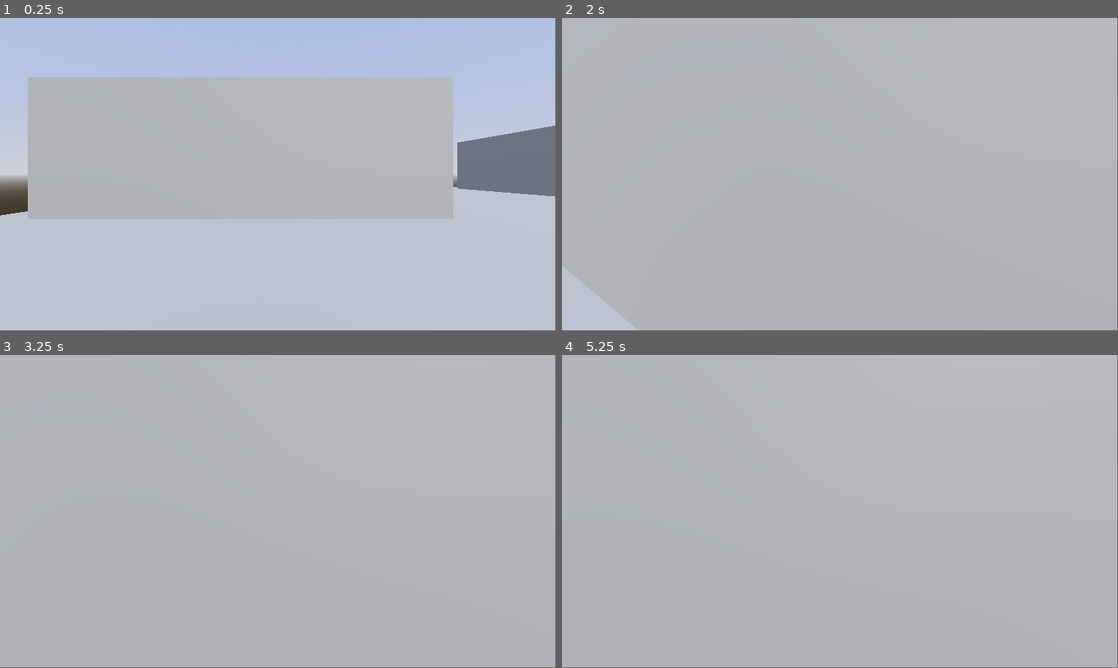
Above: before the commit, frames 1-4 (two rows, left to right).
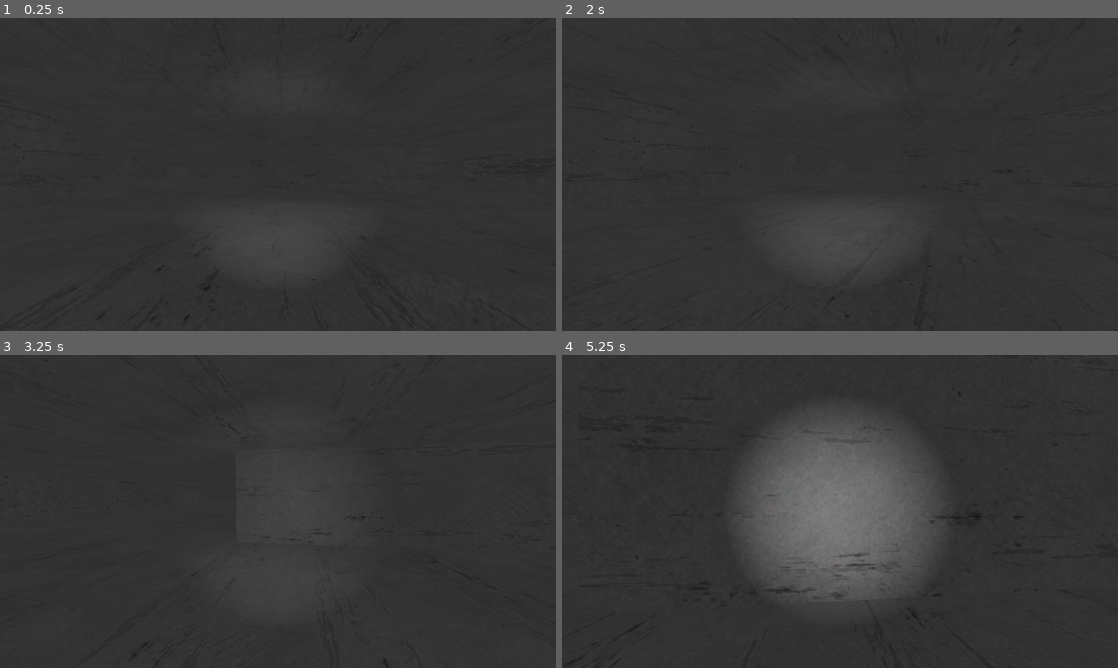
Above: after the commit, the same moments.

Repository: yosapps/godot-horror-tutorial
Game: Godot game, scene res://scenes/main.tscn
The game is run twice, just before and just after one commit, with the same random seed, the same clock (stepped at 60 frames per second) and the same inputs.
Inputs (mouse positions are in pixels of both pictures, inside the frame that each line leads up to):
- Up to frame 1 (0.25 s): no input
- Up to frame 2 (2 s): tap Enter at 0.5 s; move the mouse to (867, 171) at 0.52 s; hold W (up) from 0.53 s (still down); tap Shift (dash, bound only after the commit) at 0.6, 1.55 s; tap Space (jump) at 0.77, 1.52 s; tap F (flashlight, bound only after the commit) at 0.8, 1.35 s; move the mouse to (812, 174) at 1.27 s
- Up to frame 3 (3.25 s): keep holding W (up); move the mouse to (289, 505) at 2.02 s; tap Shift (dash, bound only after the commit) at 2.1, 3.05 s; tap F (flashlight, bound only after the commit) at 2.3, 2.85 s; tap Space (jump) at 2.75, 3.02 s; move the mouse to (272, 514) at 2.77 s
- Up to frame 4 (5.25 s): keep holding W (up); tap Enter at 3.5 s; move the mouse to (878, 514) at 3.52 s; tap Shift (dash, bound only after the commit) at 3.6, 4.55, 5.1 s; tap Space (jump) at 3.77, 4.52 s; tap F (flashlight, bound only after the commit) at 3.8, 4.35 s; move the mouse to (795, 508) at 4.27 s; move the mouse to (845, 511) at 5.02 s
In our replay, the window is 799x449 before the commit and 800x450 after it. These sizes can differ from the game's own. Grey fills any space a smaller window leaves; there, only what the larger window draws over its background counts as a difference.

The runs differ from the first frame. In frame 1, 99% of the frame differs, in the area x 0-100%, y 0-100%; in frame 2, 100%; in frame 3, 100%; in frame 4, 100%.

Commit message:
feat: part2 demo

Diff:
--- a/project.godot
+++ b/project.godot
@@ -12,39 +12,51 @@
 
 config/name="Horror Tutorial"
 run/main_scene="res://scenes/main.tscn"
-config/features=PackedStringArray("4.2", "GL Compatibility")
+config/features=PackedStringArray("4.3", "GL Compatibility")
 config/icon="res://icon.svg"
 
 [display]
 
 window/size/viewport_width=1920
 window/size/viewport_height=1080
+window/stretch/mode="canvas_items"
+window/stretch/aspect="ignore"
 
 [input]
 
 up={
 "deadzone": 0.5,
-"events": [Object(InputEventKey,"resource_local_to_scene":fa …(172 unchanged characters)… eycode":87,"key_label":0,"unicode":119,"echo":false,"script":null)
+"events": [Object(InputEventKey,"resource_local_to_scene":fa …(172 unchanged characters)… eycode":87,"key_label":0,"unicode":119,"location":0,"echo":false,"script":null)
 ]
 }
 down={
 "deadzone": 0.5,
-"events": [Object(InputEventKey,"resource_local_to_scene":fa …(172 unchanged characters)… eycode":83,"key_label":0,"unicode":115,"echo":false,"script":null)
+"events": [Object(InputEventKey,"resource_local_to_scene":fa …(172 unchanged characters)… eycode":83,"key_label":0,"unicode":115,"location":0,"echo":false,"script":null)
 ]
 }
 left={
 "deadzone": 0.5,
-"events": [Object(InputEventKey,"resource_local_to_scene":fa …(171 unchanged characters)… keycode":65,"key_label":0,"unicode":97,"echo":false,"script":null)
+"events": [Object(InputEventKey,"resource_local_to_scene":fa …(171 unchanged characters)… keycode":65,"key_label":0,"unicode":97,"location":0,"echo":false,"script":null)
 ]
 }
 right={
 "deadzone": 0.5,
-"events": [Object(InputEventKey,"resource_local_to_scene":fa …(172 unchanged characters)… eycode":68,"key_label":0,"unicode":100,"echo":false,"script":null)
+"events": [Object(InputEventKey,"resource_local_to_scene":fa …(172 unchanged characters)… eycode":68,"key_label":0,"unicode":100,"location":0,"echo":false,"script":null)
 ]
 }
 jump={
 "deadzone": 0.5,
-"events": [Object(InputEventKey,"resource_local_to_scene":fa …(171 unchanged characters)… keycode":32,"key_label":0,"unicode":32,"echo":false,"script":null)
+"events": [Object(InputEventKey,"resource_local_to_scene":fa …(171 unchanged characters)… keycode":32,"key_label":0,"unicode":32,"location":0,"echo":false,"script":null)
+]
+}
+dash={
+"deadzone": 0.5,
+"events": [Object(InputEventKey,"resource_local_to_scene":false,"resource_name":"","device":-1,"window_id":0,"alt_pressed":false,"shift_pressed":false,"ctrl_pressed":false,"meta_pressed":false,"pressed":false,"keycode":0,"physical_keycode":4194325,"key_label":0,"unicode":0,"location":0,"echo":false,"script":null)
+]
+}
+flashlight={
+"deadzone": 0.5,
+"events": [Object(InputEventKey,"resource_local_to_scene":false,"resource_name":"","device":-1,"window_id":0,"alt_pressed":false,"shift_pressed":false,"ctrl_pressed":false,"meta_pressed":false,"pressed":false,"keycode":0,"physical_keycode":70,"key_label":0,"unicode":102,"location":0,"echo":false,"script":null)
 ]
 }
 
--- a/scenes/main.tscn
+++ b/scenes/main.tscn
@@ -1,6 +1,7 @@
-[gd_scene load_steps=9 format=3 uid="uid://chojuwaie18rk"]
+[gd_scene load_steps=10 format=3 uid="uid://chojuwaie18rk"]
 
 [ext_resource type="PackedScene" uid="uid://cc5dgjncdt8c6" path="res://scenes/player.tscn" id="1_0x5jw"]
+[ext_resource type="PackedScene" uid="uid://dhnh1g4ulvdgm" path="res://assets/field/horror.glb" id="2_n4ud1"]
 
 [sub_resource type="ProceduralSkyMaterial" id="ProceduralSkyMaterial_52wn5"]
 sky_top_color = Color(0.536466, 0.613166, 0.794746, 1)
@@ -11,7 +12,6 @@
 sky_material = SubResource("ProceduralSkyMaterial_52wn5")
 
 [sub_resource type="Environment" id="Environment_aqqla"]
-background_mode = 2
 sky = SubResource("Sky_r64o7")
 tonemap_mode = 2
 
@@ -34,51 +34,60 @@
 
 [node name="DirectionalLight3D" type="DirectionalLight3D" parent="."]
 transform = Transform3D(0.838671, -0.350087, 0.417218, 2.67186e-16, 0.766044, 0.642788, -0.544639, -0.539087, 0.642459, 0, 8.35214, 0)
+light_energy = 0.002
 
-[node name="Floor" type="StaticBody3D" parent="."]
+[node name="Player" parent="." instance=ExtResource("1_0x5jw")]
+transform = Transform3D(1, 0, 0, 0, 1, 0, 0, 0, 1, -10, 1, 0)
+SPEED = 4.0
+DASH_SPEED = 8.0
+
+[node name="TestField" type="Node3D" parent="."]
+process_mode = 4
+visible = false
+
+[node name="Floor" type="StaticBody3D" parent="TestField"]
 transform = Transform3D(1, 0, 0, 0, 1, 0, 0, 0, 1, 2.08165e-12, -0.5, 2.08165e-12)
 
-[node name="CollisionShape3D" type="CollisionShape3D" parent="Floor"]
+[node name="CollisionShape3D" type="CollisionShape3D" parent="TestField/Floor"]
 shape = SubResource("BoxShape3D_rndek")
 
-[node name="MeshInstance3D" type="MeshInstance3D" parent="Floor"]
+[node name="MeshInstance3D" type="MeshInstance3D" parent="TestField/Floor"]
 mesh = SubResource("BoxMesh_brq68")
 
-[node name="Player" parent="." instance=ExtResource("1_0x5jw")]
-transform = Transform3D(1, 0, 0, 0, 1, 0, 0, 0, 1, -14.393, 1, -0.363)
-
-[node name="Wall" type="StaticBody3D" parent="."]
+[node name="Wall" type="StaticBody3D" parent="TestField"]
 transform = Transform3D(1, 0, 0, 0, 1, 0, 0, 0, 1, -15.7092, 2.5, -15.0394)
 
-[node name="CollisionShape3D" type="CollisionShape3D" parent="Wall"]
+[node name="CollisionShape3D" type="CollisionShape3D" parent="TestField/Wall"]
 shape = SubResource("BoxShape3D_m271b")
 
-[node name="MeshInstance3D" type="MeshInstance3D" parent="Wall"]
+[node name="MeshInstance3D" type="MeshInstance3D" parent="TestField/Wall"]
 mesh = SubResource("BoxMesh_v23ap")
 
-[node name="Wall2" type="StaticBody3D" parent="."]
+[node name="Wall2" type="StaticBody3D" parent="TestField"]
 transform = Transform3D(1, 0, 0, 0, 1, 0, 0, 0, 1, 12.6881, 2.5, -15.0394)
 
-[node name="CollisionShape3D" type="CollisionShape3D" parent="Wall2"]
+[node name="CollisionShape3D" type="CollisionShape3D" parent="TestField/Wall2"]
 shape = SubResource("BoxShape3D_m271b")
 
-[node name="MeshInstance3D" type="MeshInstance3D" parent="Wall2"]
+[node name="MeshInstance3D" type="MeshInstance3D" parent="TestField/Wall2"]
 mesh = SubResource("BoxMesh_v23ap")
 
-[node name="Wall3" type="StaticBody3D" parent="."]
+[node name="Wall3" type="StaticBody3D" parent="TestField"]
 transform = Transform3D(1, 0, 0, 0, 1, 0, 0, 0, 1, 12.6881, 2.5, 13.5884)
 
-[node name="CollisionShape3D" type="CollisionShape3D" parent="Wall3"]
+[node name="CollisionShape3D" type="CollisionShape3D" parent="TestField/Wall3"]
 shape = SubResource("BoxShape3D_m271b")
 
-[node name="MeshInstance3D" type="MeshInstance3D" parent="Wall3"]
+[node name="MeshInstance3D" type="MeshInstance3D" parent="TestField/Wall3"]
 mesh = SubResource("BoxMesh_v23ap")
 
-[node name="Wall4" type="StaticBody3D" parent="."]
+[node name="Wall4" type="StaticBody3D" parent="TestField"]
 transform = Transform3D(1, 0, 0, 0, 1, 0, 0, 0, 1, -14.2189, 2.5, 13.5884)
 
-[node name="CollisionShape3D" type="CollisionShape3D" parent="Wall4"]
+[node name="CollisionShape3D" type="CollisionShape3D" parent="TestField/Wall4"]
 shape = SubResource("BoxShape3D_m271b")
 
-[node name="MeshInstance3D" type="MeshInstance3D" parent="Wall4"]
+[node name="MeshInstance3D" type="MeshInstance3D" parent="TestField/Wall4"]
 mesh = SubResource("BoxMesh_v23ap")
+
+[node name="horror" parent="." instance=ExtResource("2_n4ud1")]
--- a/scenes/player.tscn
+++ b/scenes/player.tscn
@@ -1,7 +1,8 @@
-[gd_scene load_steps=5 format=3 uid="uid://cc5dgjncdt8c6"]
+[gd_scene load_steps=6 format=3 uid="uid://cc5dgjncdt8c6"]
 
 [ext_resource type="Script" path="res://scripts/player.gd" id="1_npt7x"]
 [ext_resource type="Script" path="res://scripts/camera.gd" id="2_krvaq"]
+[ext_resource type="Script" path="res://scripts/light.gd" id="3_pvdtc"]
 
 [sub_resource type="CapsuleShape3D" id="CapsuleShape3D_ac3u1"]
 
@@ -21,3 +22,8 @@
 script = ExtResource("2_krvaq")
 
 [node name="Camera3D" type="Camera3D" parent="Head"]
+
+[node name="SpotLight3D" type="SpotLight3D" parent="Head"]
+spot_range = 15.0
+spot_angle = 30.0
+script = ExtResource("3_pvdtc")
--- /dev/null
+++ b/scripts/light.gd
@@ -0,0 +1,6 @@
+extends SpotLight3D
+
+# Called every frame. 'delta' is the elapsed time since the previous frame.
+func _process(delta):
+	if Input.is_action_just_pressed("flashlight"):
+		visible = !visible
--- a/scripts/player.gd
+++ b/scripts/player.gd
@@ -1,8 +1,12 @@
 extends CharacterBody3D
 
 
-const SPEED = 5.0
+@export var SPEED = 5.0
+@export var DASH_SPEED = 10.0
+
 const JUMP_VELOCITY = 4.5
+
+@onready var MOVE_SPEED = SPEED
 
 # Get the gravity from the project settings to be synced with RigidBody nodes.
 var gravity = ProjectSettings.get_setting("physics/3d/default_gravity")
@@ -22,10 +26,14 @@
 	var input_dir = Input.get_vector("left", "right", "up", "down")
 	var direction = (transform.basis * Vector3(input_dir.x, 0, input_dir.y)).normalized()
 	if direction:
-		velocity.x = direction.x * SPEED
-		velocity.z = direction.z * SPEED
+		velocity.x = direction.x * MOVE_SPEED
+		velocity.z = direction.z * MOVE_SPEED
+		if Input.is_action_just_pressed("dash"):
+			MOVE_SPEED = DASH_SPEED
+		if Input.is_action_just_released("dash"):
+			MOVE_SPEED = SPEED
 	else:
-		velocity.x = move_toward(velocity.x, 0, SPEED)
-		velocity.z = move_toward(velocity.z, 0, SPEED)
+		velocity.x = move_toward(velocity.x, 0, MOVE_SPEED)
+		velocity.z = move_toward(velocity.z, 0, MOVE_SPEED)
 
 	move_and_slide()
Binary file added: assets/field/horror.glb
Not shown, added: assets/field/horror.glb.import
Not shown, added: assets/field/horror_Concrete_017_basecolor.jpg.import
